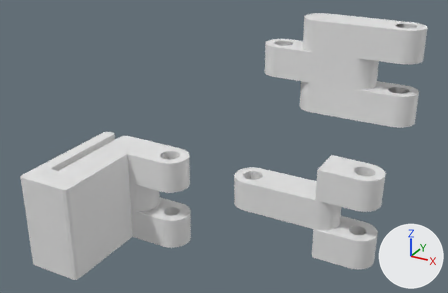
Renders of the Blender file 3dprints/axidraw-camerav2/axidraw-utils-cam.blend from each side of a commit.
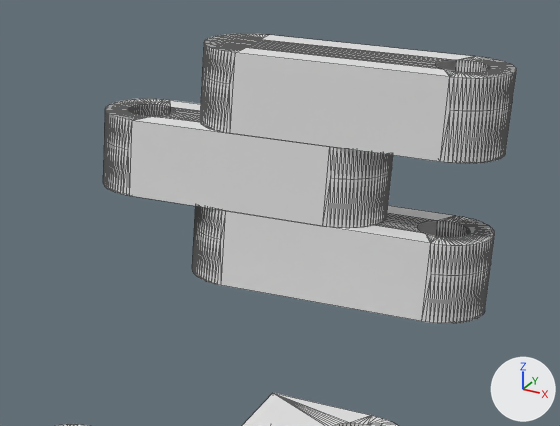
Each version is shown whole from a 50 mm camera at (43.4, -66.9, 55.5) aimed at (1.6, 9.0, 17.6), then close up on the part from 50% to 99% of the width and 0% to 57% of the height. The lights are fixed; the arrows at lower right show +X, +Y and +Z. The close-ups show mesh edges as thin lines.

Names of what the first close-up shows: 'P2_Housing_Back', 'P2_Housing_Back.001', 'P2_Housing_Back.002', 'P2_Housing_Back.003'.
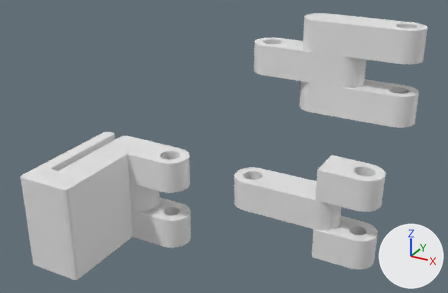
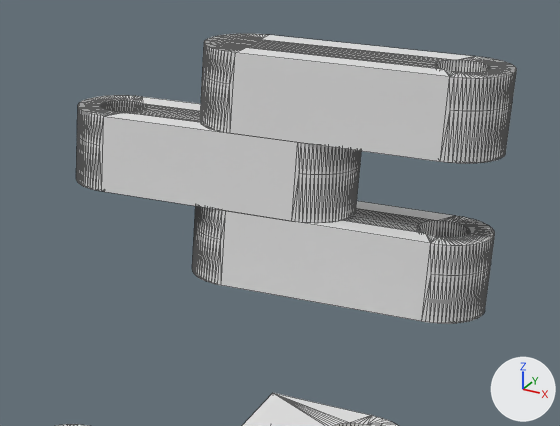
The change, as a list of edits to the scene's bpy script:
```text
Change me_p2_housing_back_002:
    used by ob_p2_housing_back_002; location = (19.11, 14.68, 28.94); rotation_euler = (1.571, 1.571, 6.283), in degrees (90, 90, 360); scale = (1.0, -1.0, 1.0)
    remove me_p2_housing_back_002.from_pydata(...)  # 456 vertices, 822 faces; spans x -6.0..-1.0, y -6.8..12.2, z -14.7..-8.7
    add me_p2_housing_back_002.from_pydata(...)  # 456 vertices, 839 faces; spans x -6.0..-1.0, y -6.8..12.2, z -14.7..-8.7
    me_p2_housing_back_002 part 1
    4 faces are deleted
    21 new faces join them
Change me_p2_housing_back_003:
    used by ob_p2_housing_back_003; location = (19.11, 14.68, 18.94); rotation_euler = (1.571, 1.571, 6.283), in degrees (90, 90, 360); scale = (1.0, -1.0, 1.0)
    remove me_p2_housing_back_003.from_pydata(...)  # 456 vertices, 822 faces; spans x -6.0..-1.0, y -6.8..12.2, z -14.7..-8.7
    add me_p2_housing_back_003.from_pydata(...)  # 456 vertices, 839 faces; spans x -6.0..-1.0, y -6.8..12.2, z -14.7..-8.7
    me_p2_housing_back_003 part 2
    4 faces are deleted
    21 new faces join them
Change ob_p2_housing_back_001:
    ob_p2_housing_back_001.location: (7.11, 14.68, 23.94) -> (5.11, 14.68, 23.94)
```

Where the change shows, as pixel boxes (x1, y1, x2, y2) in the close-ups (560 x 426 px):
'P2_Housing_Back.003', reshaped
    before: (192, 206, 495, 324)
    after: (192, 201, 495, 324)
'P2_Housing_Back.001', moved
    before: (103, 99, 393, 228)
    after: (76, 95, 361, 223)
part 1 of me_p2_housing_back_002, built on
    after: (435, 60, 456, 71)
part 2 of me_p2_housing_back_003, built on
    after: (417, 221, 437, 236)
